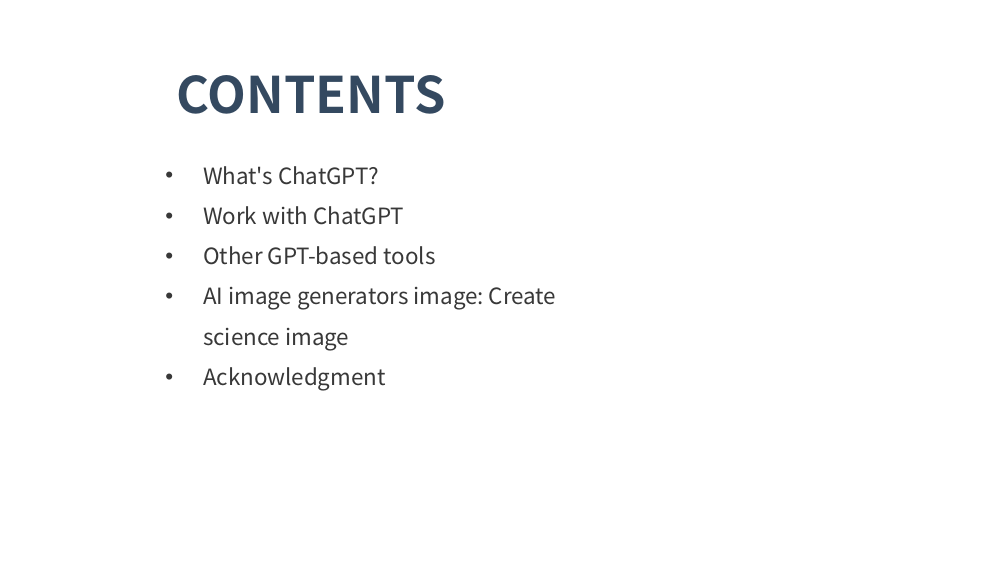
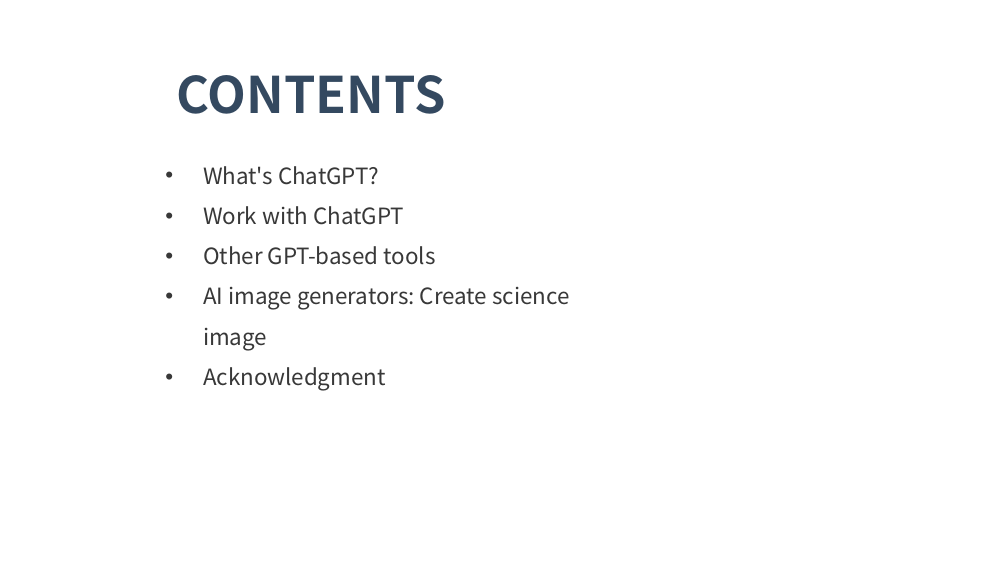
Before and after one commit to martian-yan/aigc_in_chemistry, a slide deck: slide 2 of What can AIGC tools do in a Chemistry Lab.pptx. Drawn at 1008x567 pixels with LibreOffice and Linux fonts; fonts in the diff are those of the drawing; background and template pictures are left out. Boxes give left, top, right and bottom in pixels: in the first picture for what was removed or moved away, otherwise in the second. Text is boxed around its words. In the diff, an @@ line names an element or a change of style, - is before the commit and + after.

```diff
--- a/What can AIGC tools do in a Chemistry Lab.pptx
+++ b/What can AIGC tools do in a Chemistry Lab.pptx
@@ text at (203, 287, 569, 350): text changed @@
-• AI image generators image: Create science image
+• AI image generators: Create science image
```
Also in this commit, not shown: 6 other slides changed, 1 slide added, 1 other file.
